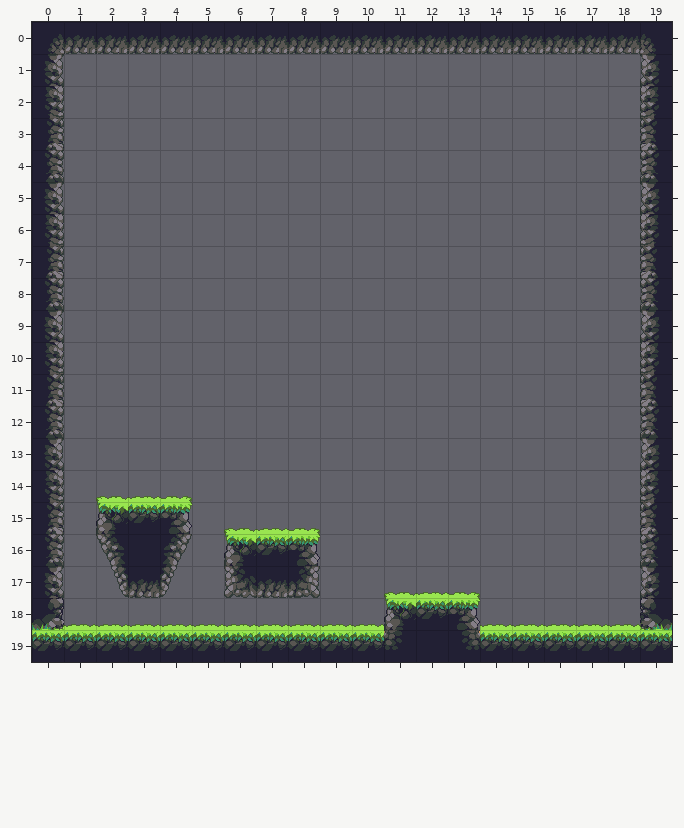
Tiled map (JSON) -- resources/levels/MapPortalTest1.json. Above is the file before it was changed.
Cells are 32x32 px. Shown: x 0..19, y 0..19.
Now the later version:
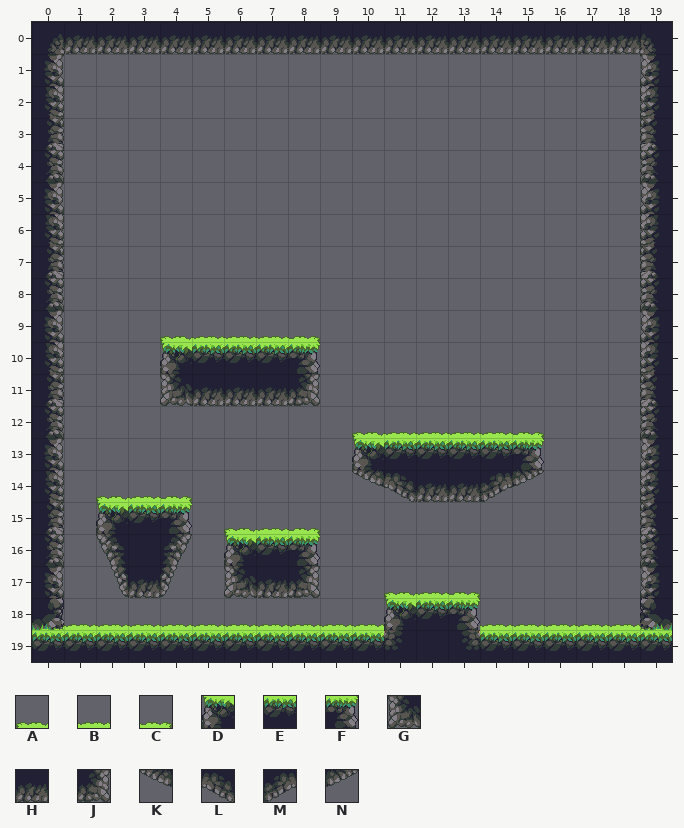
Key: from "OPP Jungle": A 56, B 57, C 58, D 84, E 85, F 86, G 231, H 232, J 233, K 259, L 260, M 261, N 262.
_ is an empty cell, . an unchanged one.
Difference:
--- layer "Level"
@@ x 4..15 @@
- 9 _____.......
-10 _____.......
-11 _____.......
-12 ......______
-13 ......______
-14 ......______
+ 9 ABBBC.......
+10 DEEEF.......
+11 GHHHJ.......
+12 ......ABBBBC
+13 ......DEEEEF
+14 ......KLHHMN
Where, in picture pixels (left, top, right, bottom), the same in both pictures:
added: (160, 336, 320, 406)
added: (352, 432, 544, 502)
